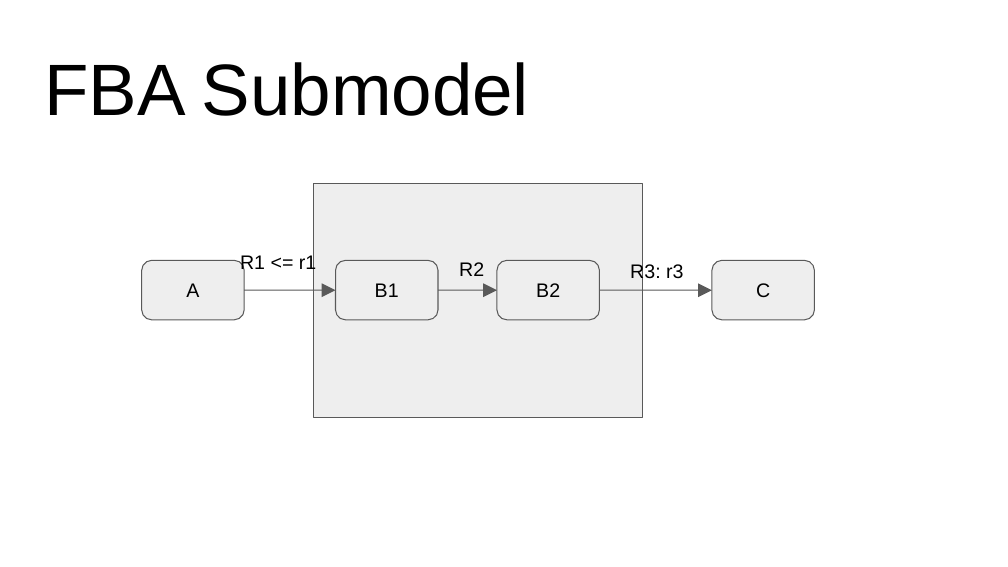
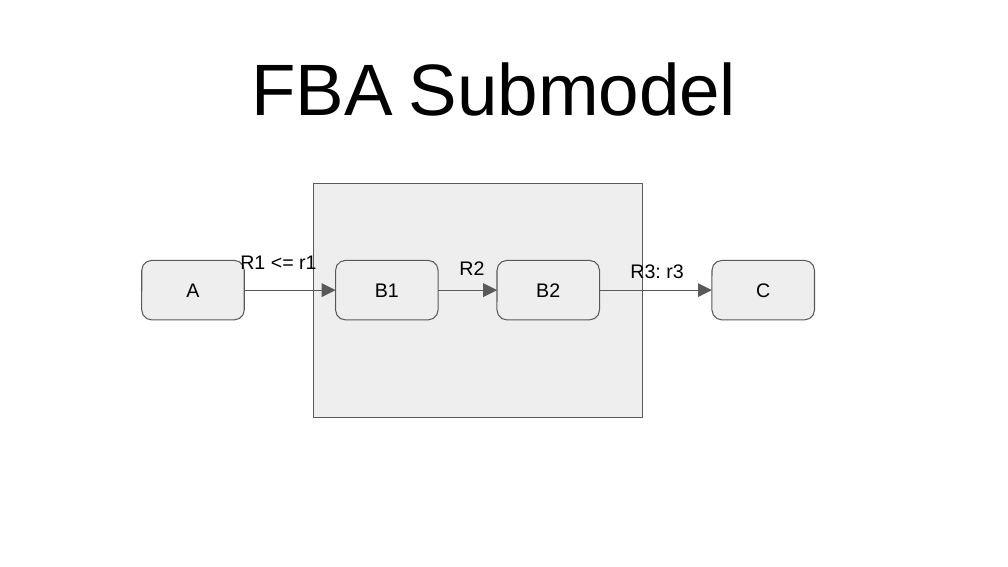
Before and after one commit to dagwa/wholecell-metabolism, a slide deck: slide 1 of mkoenig/python/metabolism/toymodel/Integrated Toy Model.pptx. Drawn at 1008x567 pixels with LibreOffice and Linux fonts; fonts in the diff are those of the drawing. Boxes give left, top, right and bottom in pixels: in the first picture for what was removed or moved away, otherwise in the second. Text is boxed around its words. In the diff, an @@ line names an element or a change of style, - is before the commit and + after.

```diff
--- a/mkoenig/python/metabolism/toymodel/Integrated Toy Model.pptx
+++ b/mkoenig/python/metabolism/toymodel/Integrated Toy Model.pptx
@@ title "FBA Submodel" at (251,62,736,116): alignment left to centre @@
@@ rectangle at (313,183,643,417): outline #595959 0.74 pt to #595959 0.75 pt @@
@@ rounded rectangle "A" at (142,260,245,320): outline #595959 0.74 pt to #595959 0.75 pt @@
@@ arrow (244, 290) - (336, 290): stroke #595959 0.74 pt to #595959 0.75 pt @@
@@ arrow (438, 290) - (497, 290): stroke #595959 0.74 pt to #595959 0.75 pt @@
@@ arrow (600, 290) - (712, 290): stroke #595959 0.74 pt to #595959 0.75 pt @@
```
Also in this commit, not shown: 4 other slides changed, 1 slide added, 5 other files.
